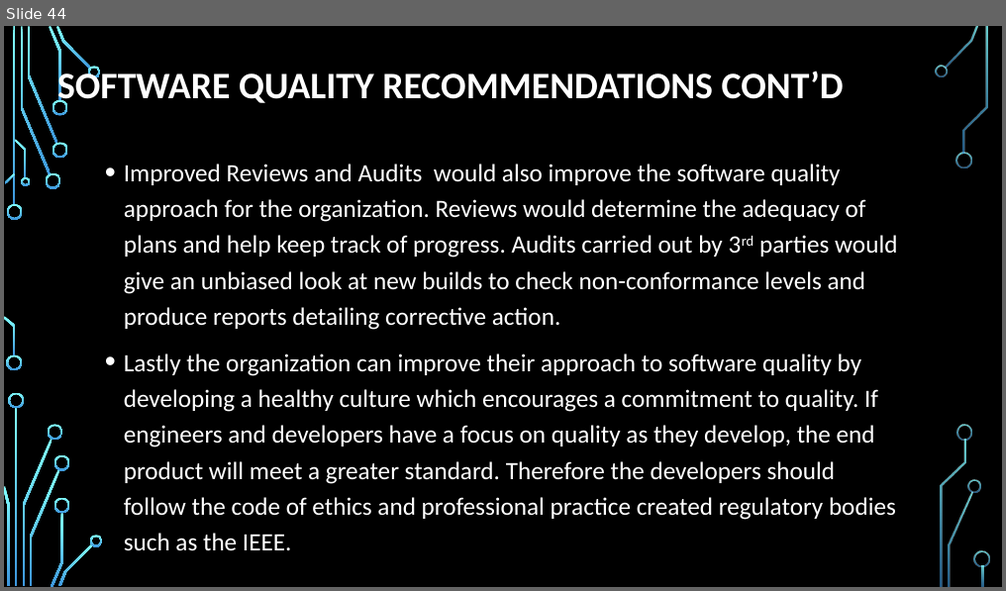
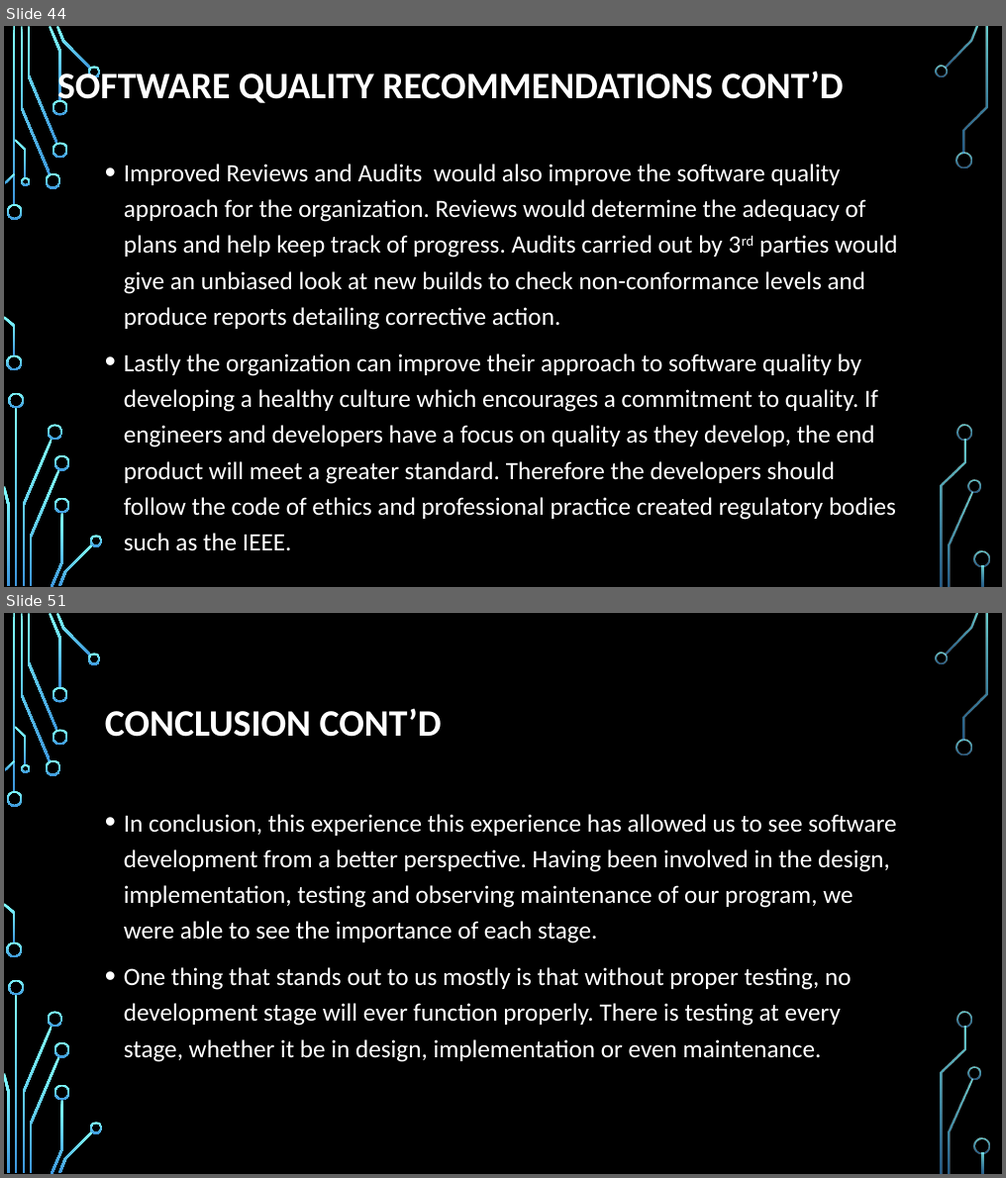
Before and after one commit to trf213/SQA, a slide deck: Documentation/Group Presentation.pptx. Shown one above the other, each under a label of ours: slide 44 before the commit, slides 44 and 51 after it; the slides between them are not shown. The pictures are 1006x591 and 1006x1178 pixels, drawn with LibreOffice and Linux fonts; fonts in the diff are those of the drawing; background and template pictures are left out. Boxes give left, top, right and bottom in pixels: in the first picture for what was removed or moved away, otherwise in the second. Text is boxed around its words. In the diff, an @@ line names an element or a change of style, - is before the commit and + after.

```diff
--- a/Documentation/Group Presentation.pptx
+++ b/Documentation/Group Presentation.pptx
@@ slide 51 added at box(4, 613, 1002, 1174), background picture (left out); not listed: 36 template elements that a slide beside it also shows @@
@@ title added at box(105, 708, 442, 737), 36 pt, text #FFFFFF, bold @@
+CONCLUSION CONT’D
@@ text added at box(124, 814, 896, 1062), 24 pt, text #FFFFFF @@
+• In conclusion, this experience this experience has allowed us to see software development from a better perspective. Having been involved in the design, implementation, testing and observing maintenance of our program, we were able to see the importance of each stage.
+• One thing that stands out to us mostly is that without proper testing, no development stage will ever function properly. There is testing at every stage, whether it be in design, implementation or even maintenance.
```
Also in this commit, not shown: 6 other slides added, 1 slide removed, 1 other file.
